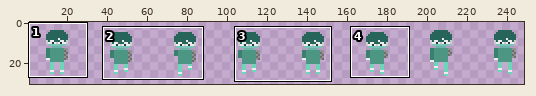
Sprite sheet, stored at Assets/Sprites/Player/PlayerForward-Sheet.png. Above, an overview of the earlier version with the close-up marked.
Close-up. Before:
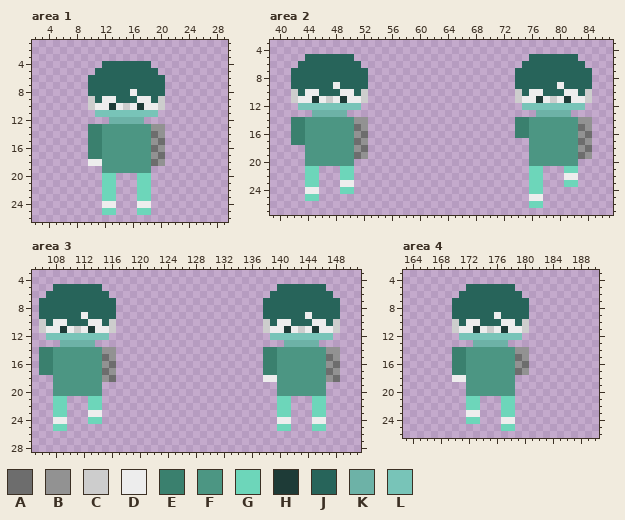
The file is 256x32 pixels. Shown: area 1: x 2..29, y 1..26; area 2: x 39..87, y 3..27; area 3: x 105..151, y 3..28; area 4: x 163..190, y 3..26. The wide view leaves out empty margins. The commit also changed other parts of the picture, which this record leaves out.
Palette (. is transparent): A #6d6d6d  B #929292  C #cdcdcd  D #ededed  E #3a806e  F #4c9683  G #6dd6ba  H #1e3b37  J #27645a  K #6db2a7  L #78c4b8
Pixels before, area 1, first column x 10:
 4 ..JJJJJJJ..
 5 .JJJJJJJJJ.
 6 JJJJJJJJJJJ
 7 JJJJJJJJJJJ
 8 JJJJJJDJJJJ
 9 CJDDJJJDDJC
10 CDDHDCDHDDC
11 .LLLLLLLLL.
12 ...KKKKK...
13 EEFFFFFFFBB
14 EEFFFFFFFAB
15 EEFFFFFFFBA
16 EEFFFFFFFAB
17 EEFFFFFFFBA
18 DDFFFFFFFAB
19 ..FFFFFFF..
20 ..GG...GG..
21 ..GG...GG..
22 ..GG...GG..
23 ..GG...GG..
24 ..DD...DD..
25 ..GG...GG..
Pixels before, area 2, first column x 42:
 5 ..JJJJJJJ.........................JJJJJJJ..
 6 .JJJJJJJJJ.......................JJJJJJJJJ.
 7 JJJJJJJJJJJ.....................JJJJJJJJJJJ
 8 JJJJJJJJJJJ.....................JJJJJJJJJJJ
 9 JJJJJJDJJJJ.....................JJJJJJDJJJJ
10 CJDDJJJDDJC.....................CJDDJJJDDJC
11 CDDHDCDHDDC.....................CDDHDCDHDDC
12 .LLLLLLLLL.......................LLLLLLLLL.
13 ...KKKKK...........................KKKKK...
14 EEFFFFFFFBB.....................EEFFFFFFFBB
15 EEFFFFFFFAB.....................EEFFFFFFFAB
16 EEFFFFFFFBA.....................EEFFFFFFFBA
17 EEFFFFFFFAB.......................FFFFFFFAB
18 ..FFFFFFFBA.......................FFFFFFFBA
19 ..FFFFFFFAB.......................FFFFFFFAB
20 ..FFFFFFF.........................FFFFFFF..
21 ..GG...GG.........................GG...GG..
22 ..GG...GG.........................GG...DD..
23 ..GG...DD.........................GG...GG..
24 ..DD...GG.........................GG.......
25 ..GG..............................DD.......
26 ..................................GG.......
Pixels before, area 3, first column x 106:
 5 ..JJJJJJJ.........................JJJJJJJ..
 6 .JJJJJJJJJ.......................JJJJJJJJJ.
 7 JJJJJJJJJJJ.....................JJJJJJJJJJJ
 8 JJJJJJJJJJJ.....................JJJJJJJJJJJ
 9 JJJJJJDJJJJ.....................JJJJJJDJJJJ
10 CJDDJJJDDJC.....................CJDDJJJDDJC
11 CDDHDCDHDDC.....................CDDHDCDHDDC
12 .LLLLLLLLL.......................LLLLLLLLL.
13 ...KKKKK...........................KKKKK...
14 EEFFFFFFFBB.....................EEFFFFFFFBB
15 EEFFFFFFFAB.....................EEFFFFFFFAB
16 EEFFFFFFFBA.....................EEFFFFFFFBA
17 EEFFFFFFFAB.....................EEFFFFFFFAB
18 ..FFFFFFFBA.....................DDFFFFFFFBA
19 ..FFFFFFF.........................FFFFFFF..
20 ..FFFFFFF.........................FFFFFFF..
21 ..GG...GG.........................GG...GG..
22 ..GG...GG.........................GG...GG..
23 ..GG...DD.........................GG...GG..
24 ..DD...GG.........................DD...DD..
25 ..GG..............................GG...GG..
Pixels before, area 4, first column x 170:
 5 ..JJJJJJJ..
 6 .JJJJJJJJJ.
 7 JJJJJJJJJJJ
 8 JJJJJJJJJJJ
 9 JJJJJJDJJJJ
10 CJDDJJJDDJC
11 CDDHDCDHDDC
12 .LLLLLLLLL.
13 ...KKKKK...
14 EEFFFFFFFBB
15 EEFFFFFFFAB
16 EEFFFFFFFBA
17 EEFFFFFFFAB
18 DDFFFFFFF..
19 ..FFFFFFF..
20 ..FFFFFFF..
21 ..GG...GG..
22 ..GG...GG..
23 ..DD...GG..
24 ..GG...DD..
25 .......GG..
Once edited:
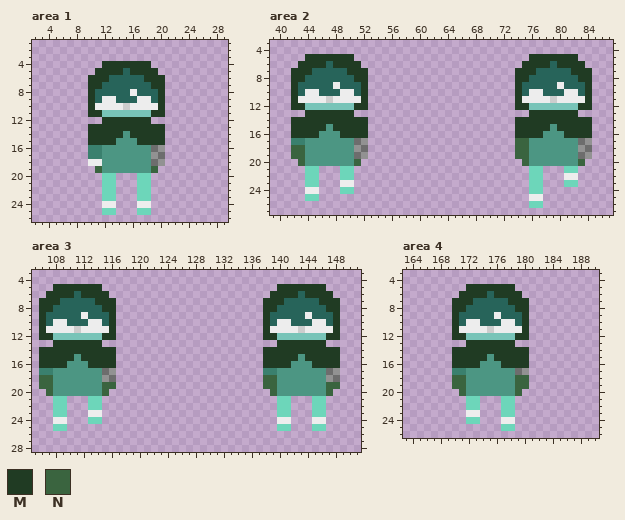
Colours new in this view: M #203b23  N #3a643f
Edits made:
Changed rows in their new state; - is an unchanged pixel.
Area 1:
first column x 10:
 4 --MMMMMMM--
 5 -MMMM-MMMM-
 6 MMM-----MMM
 7 MM-------MM
 8 M---------M
 9 M---------M
10 M--D---D--M
11 MM-------MM
12 --MMMMMMM--
13 MMMMMMMMMMM
14 MMMMM-MMMMM
15 MMMM---MMMM
first column x 11:
19 N-------N
Area 2:
first column x 42:
 5 --MMMMMMM-------------------------MMMMMMM--
 6 -MMMM-MMMM-----------------------MMMM-MMMM-
 7 MMM-----MMM---------------------MMM-----MMM
 8 MM-------MM---------------------MM-------MM
 9 M---------M---------------------M---------M
10 M---------M---------------------M---------M
11 M--D---D--M---------------------M--D---D--M
12 MM-------MM---------------------MM-------MM
13 --MMMMMMM-------------------------MMMMMMM--
14 MMMMMMMMMMM---------------------MMMMMMMMMMM
15 MMMMM-MMMMM---------------------MMMMM-MMMMM
16 MMMM---MMMM---------------------MMMM---MMMM
17 --------------------------------NN---------
18 NN------------------------------NN---------
19 NN------------------------------NN---------
20 -N-------N-----------------------N-------N-
Area 3:
first column x 106:
 5 --MMMMMMM-------------------------MMMMMMM--
 6 -MMMM-MMMM-----------------------MMMM-MMMM-
 7 MMM-----MMM---------------------MMM-----MMM
 8 MM-------MM---------------------MM-------MM
 9 M---------M---------------------M---------M
10 M---------M---------------------M---------M
11 M--D---D--M---------------------M--D---D--M
12 MM-------MM---------------------MM-------MM
13 --MMMMMMM-------------------------MMMMMMM--
14 MMMMMMMMMMM---------------------MMMMMMMMMMM
15 MMMMM-MMMMM---------------------MMMMM-MMMMM
16 MMMM---MMMM---------------------MMMM---MMMM
18 NN------------------------------NN---------
19 NN-------NN---------------------NN-------NN
20 -N-------N-----------------------N-------N-
Area 4:
first column x 170:
 5 --MMMMMMM--
 6 -MMMM-MMMM-
 7 MMM-----MMM
 8 MM-------MM
 9 M---------M
10 M---------M
11 M--D---D--M
12 MM-------MM
13 --MMMMMMM--
14 MMMMMMMMMMM
15 MMMMM-MMMMM
16 MMMM---MMMM
18 NN-------NN
19 NN-------NN
20 -N-------N-
Boxes around the changes in both close-ups, in picture pixels (x1, y1, x2, y2):
changed: (88, 61, 165, 145)
added: (95, 166, 102, 173)
added: (151, 166, 158, 173)
changed: (291, 54, 368, 166)
changed: (515, 54, 592, 166)
changed: (39, 284, 116, 396)
changed: (263, 284, 340, 396)
changed: (452, 284, 529, 396)
